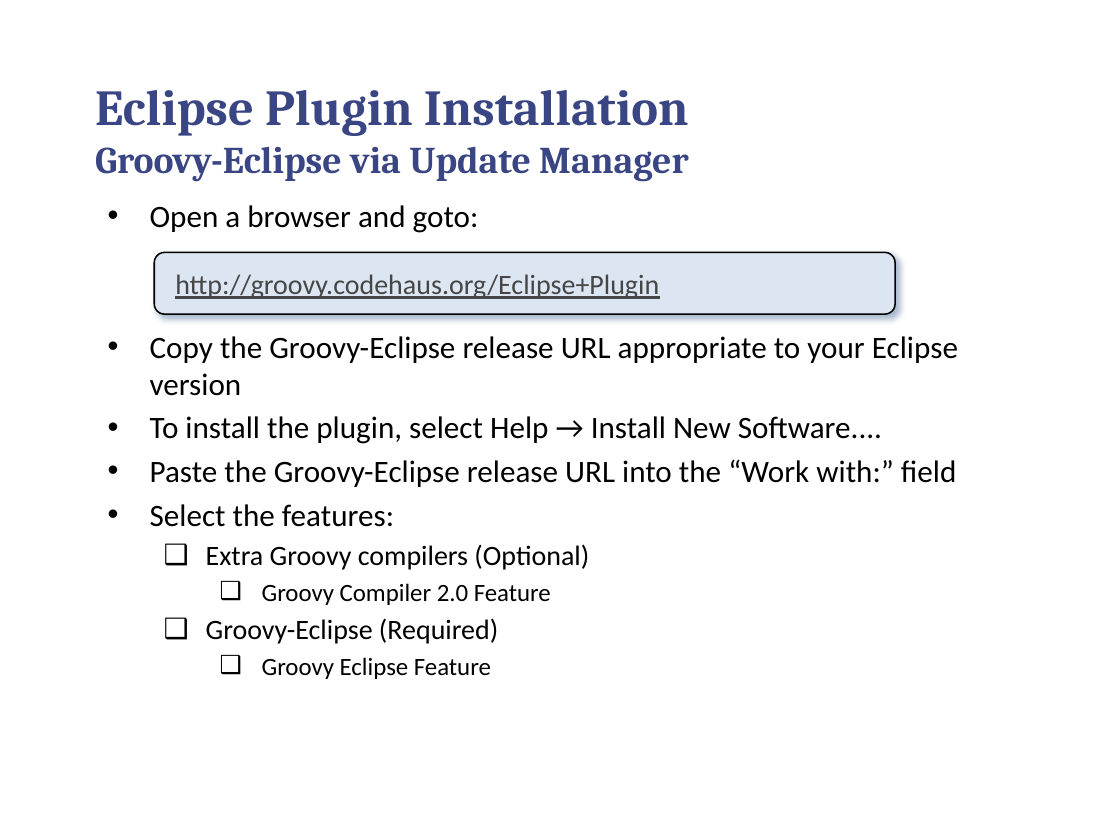
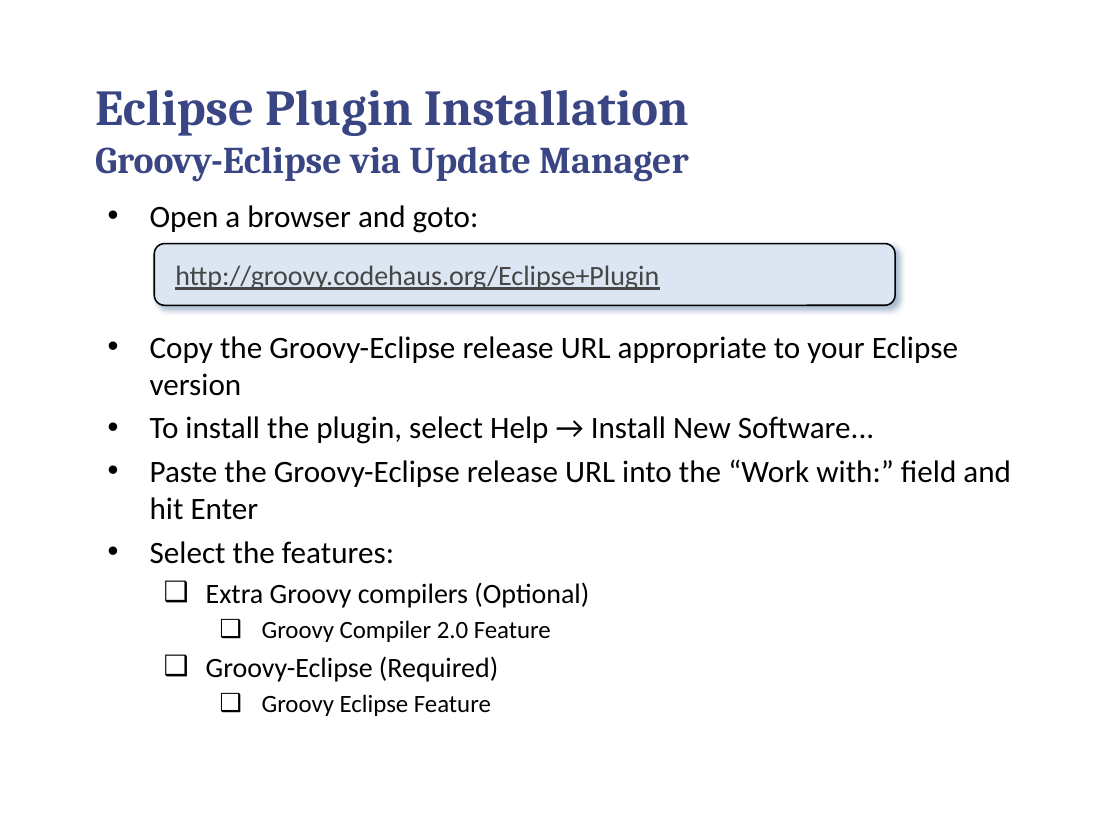
Before and after one commit to callistaenterprise/groovy-tdd-cadec, a slide deck: slide 8 of docs/groovy-tdd-installation.pptx (slide 9 before the commit). Drawn at 1120x840 pixels with LibreOffice and Linux fonts; fonts in the diff are those of the drawing; background and template pictures are left out. Boxes give left, top, right and bottom in pixels: in the first picture for what was removed or moved away, otherwise in the second. Text is boxed around its words. In the diff, an @@ line names an element or a change of style, - is before the commit and + after.

Commit message:
Updated installation instructions.

```diff
--- a/docs/groovy-tdd-installation.pptx
+++ b/docs/groovy-tdd-installation.pptx
@@ rounded rectangle "http://groovy.codehaus.org/Eclipse+Plugin": place and size @@
-rounded rectangle "http://groovy.codehaus.org/Eclipse+Plugin" at (155,252,895,314)
+rounded rectangle "http://groovy.codehaus.org/Eclipse+Plugin" at (155,244,895,306)
@@ text at (150,416,1011,520): text changed @@
-• To install the plugin, select Help → Install New Software....
-• Paste the Groovy-Eclipse release URL into the “Work with:” field
+• To install the plugin, select Help → Install New Software...
+• Paste the Groovy-Eclipse release URL into the “Work with:” field and hit Enter
```
Also in this commit, not shown: 2 other slides changed, 1 slide added, 4 slides removed, 1 other file.
